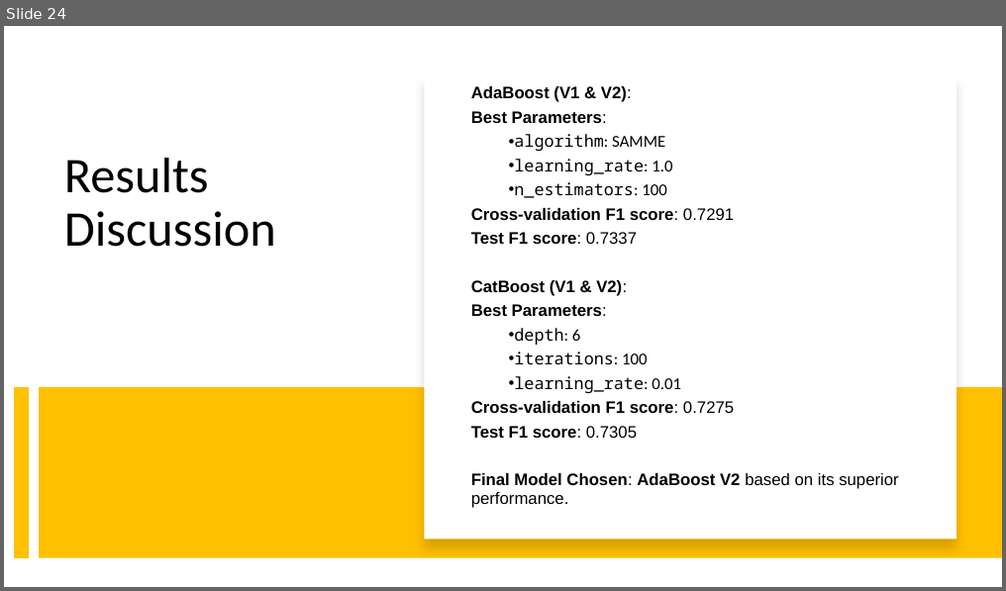
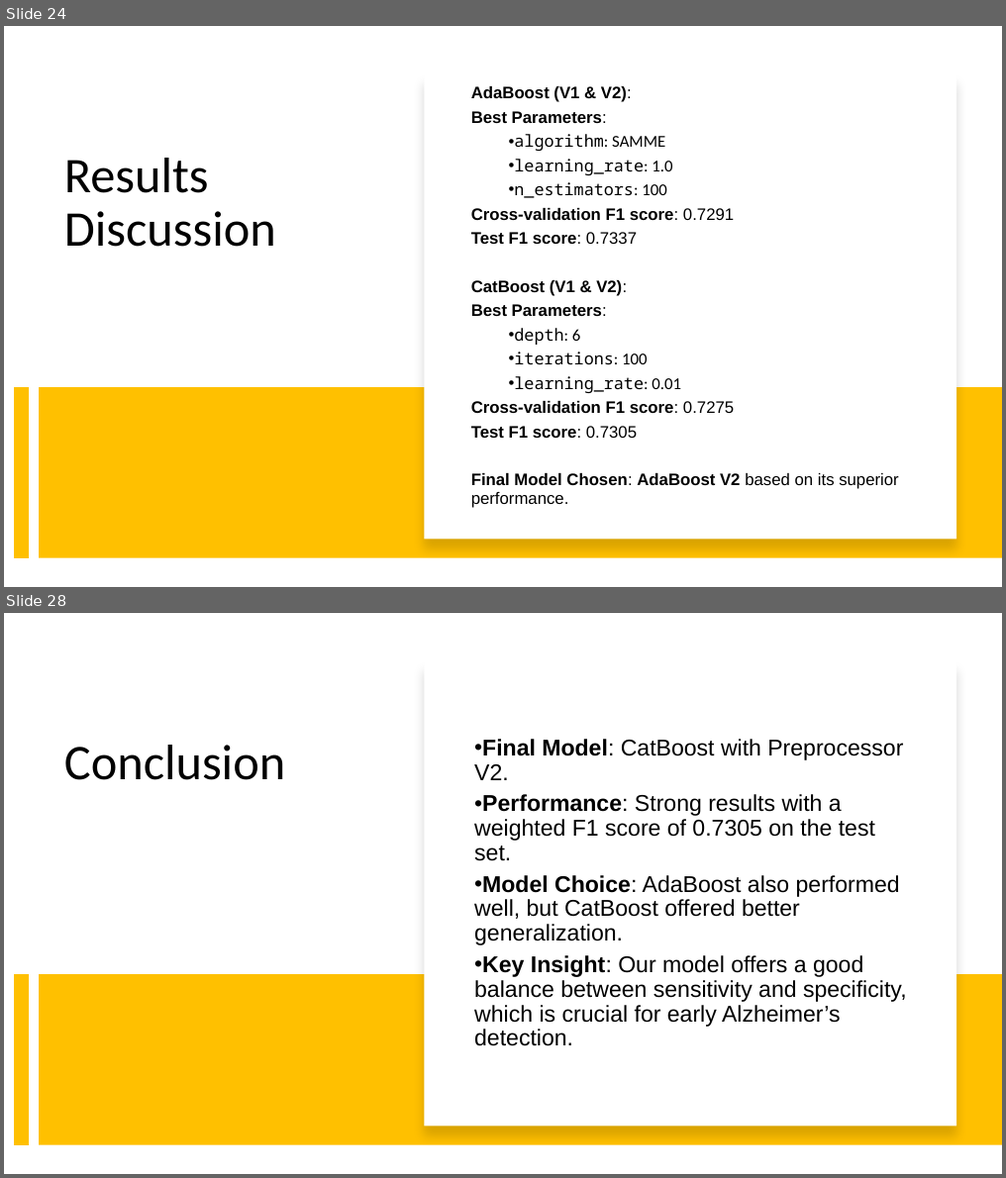
Before and after one commit to ileontios03/EPL448_Project, a slide deck: presentation.pptx. Shown one above the other, each under a label of ours: slide 24 before the commit, slides 24 and 28 after it; the slides between them are not shown. The pictures are 1006x591 and 1006x1178 pixels, drawn with LibreOffice and Linux fonts; fonts in the diff are those of the drawing. Boxes give left, top, right and bottom in pixels: in the first picture for what was removed or moved away, otherwise in the second. Text is boxed around its words. In the diff, an @@ line names an element or a change of style, - is before the commit and + after.

```diff
--- a/presentation.pptx
+++ b/presentation.pptx
@@ slide 28 added at [4,613,1002,1174], background #FFFFFF @@
@@ rectangle added at [424,661,956,1126], fill #FFFFFF @@
@@ title added at [64,745,285,780], 48 pt, text #000000 @@
+Conclusion
@@ text added at [474,739,907,1047], 22 pt, text #000000 @@
+• Final Model: CatBoost with Preprocessor V2.
+• Performance: Strong results with a weighted F1 score of 0.7305 on the test set.
+• Model Choice: AdaBoost also performed well, but CatBoost offered better generalization.
+• Key Insight: Our model offers a good balance between sensitivity and specificity, which is crucial for early Alzheimer’s detection.
@@ line added from (21, 974) to (21, 1146), #FFC000 14 pt @@
@@ rectangle added at [39,974,1002,1146], fill #FFC000 @@
```
Also in this commit, not shown: 1 slide changed, 3 other slides added.
